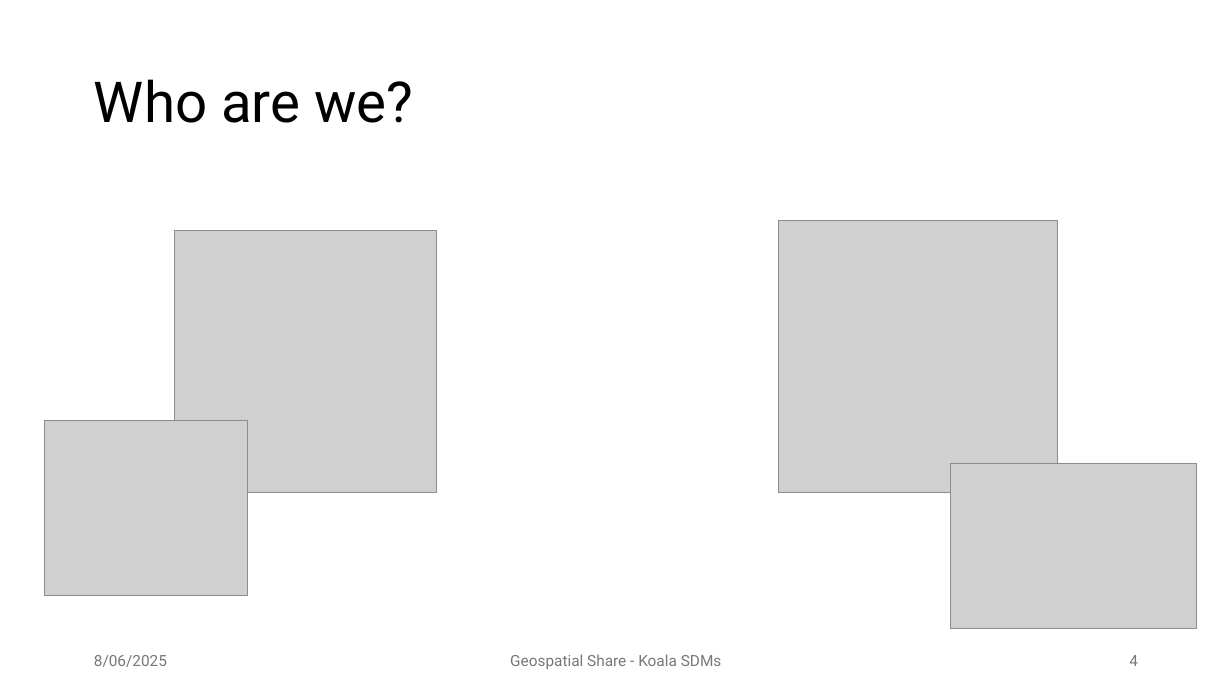
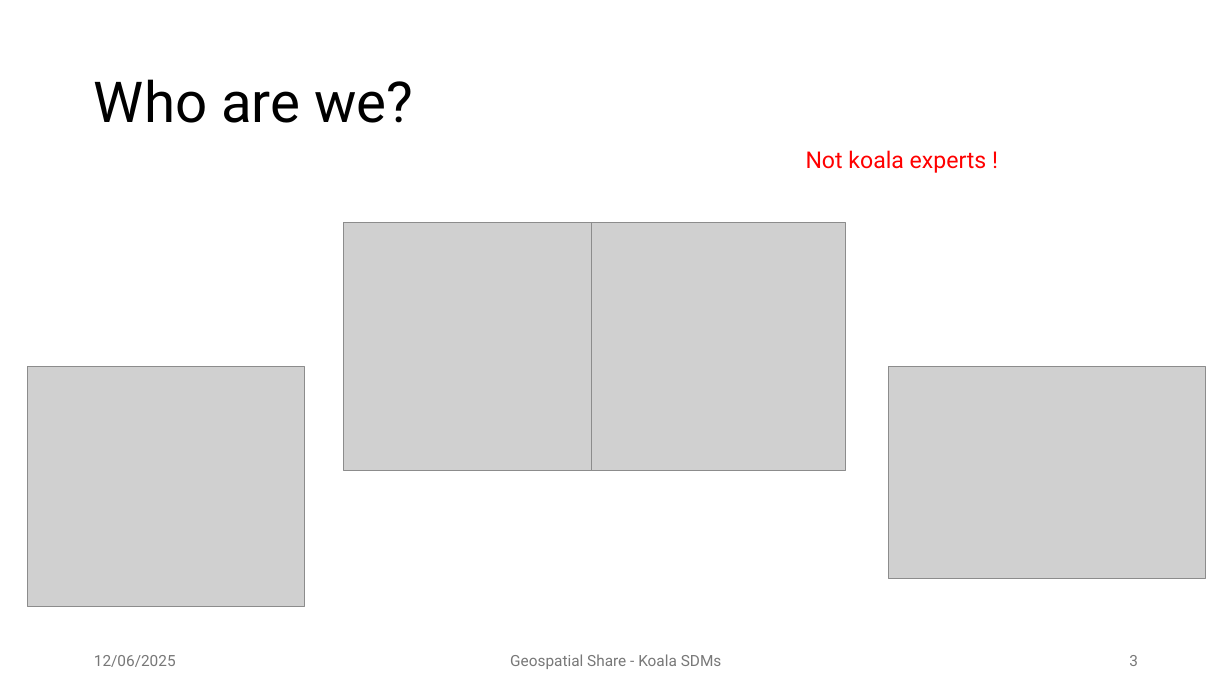
Before and after one commit to patch105/ICCB_koala_sdm, a slide deck: slide 3 of ICCB_koala_sdm_slides.pptx (slide 4 before the commit). Drawn at 1232x693 pixels with LibreOffice and Linux fonts; fonts in the diff are those of the drawing; grey boxes stand for pictures; background and template pictures are left out. Boxes give left, top, right and bottom in pixels: in the first picture for what was removed or moved away, otherwise in the second. Text is boxed around its words. In the diff, an @@ line names an element or a change of style, - is before the commit and + after.

```diff
--- a/ICCB_koala_sdm_slides.pptx
+++ b/ICCB_koala_sdm_slides.pptx
@@ text added at box(806, 150, 987, 173), 18 pt, text #FF0000 @@
+Not koala experts !
@@ picture removed at box(174, 230, 436, 493) @@
@@ picture added at box(344, 223, 592, 470) @@
@@ picture: place and size @@
-picture at box(779, 221, 1058, 494)
+picture at box(592, 223, 846, 470)
@@ picture: place and size @@
-picture at box(44, 421, 248, 596)
+picture at box(28, 367, 305, 606)
@@ picture: place and size @@
-picture at box(950, 464, 1197, 628)
+picture at box(888, 367, 1205, 579)
@@ text at box(94, 655, 176, 667): text changed @@
-8/06/2025
+12/06/2025
@@ page number at box(1129, 655, 1138, 666): text changed @@
-4
+3
```
Also in this commit, not shown: 26 other slides changed, 20 slides removed, 1 other file.
